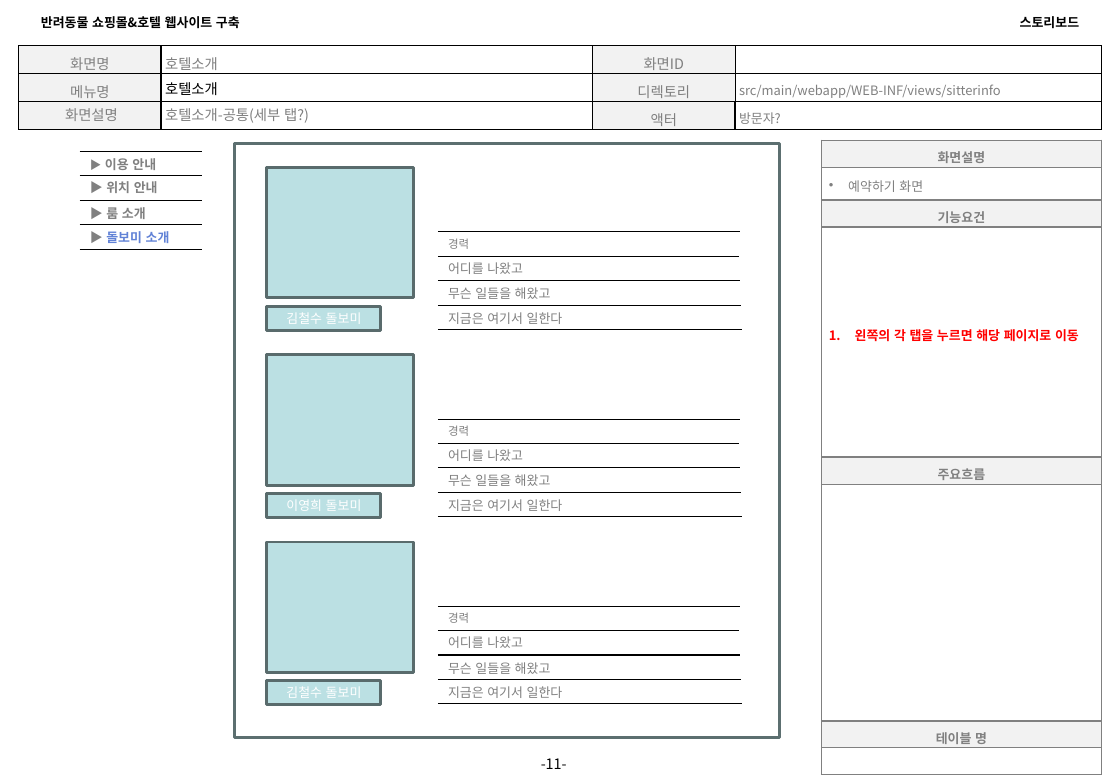
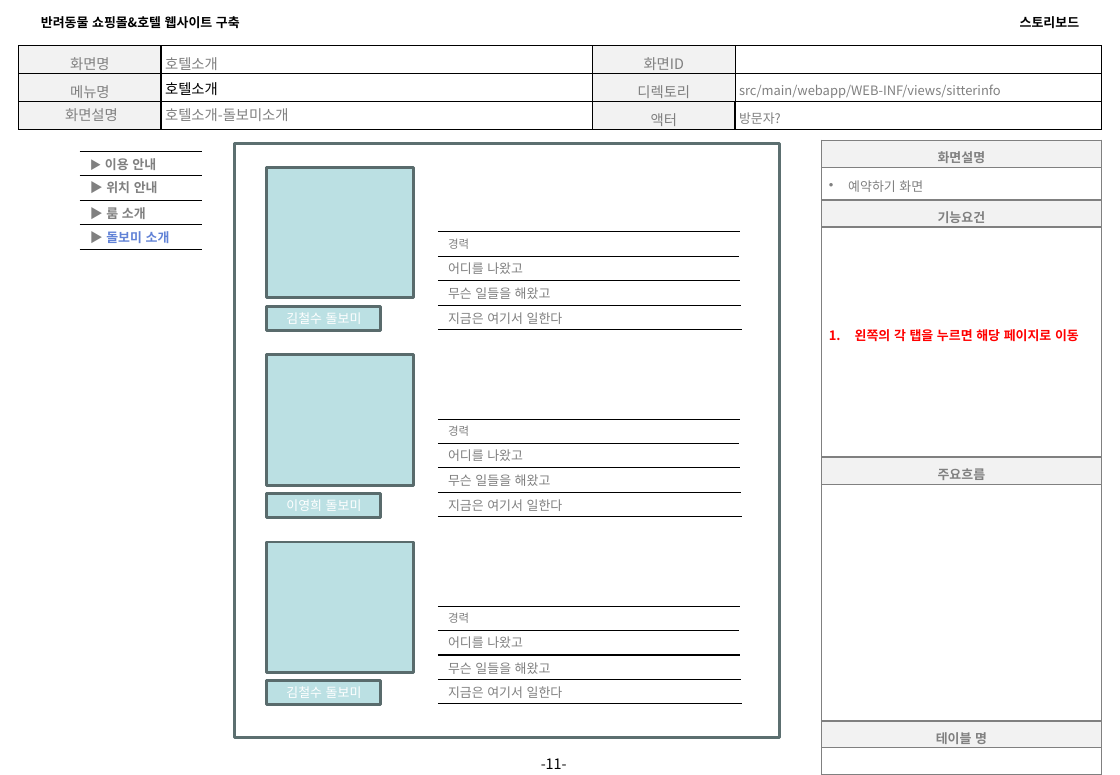
Before and after one commit to Girin-jaeman/Companion-1, a slide deck: slide 11 of Companion.스토리보드.VER.0.2(예약하기,호텔소개).pptx. Drawn at 1120x775 pixels with LibreOffice and Linux fonts; fonts in the diff are those of the drawing. Boxes give left, top, right and bottom in pixels: in the first picture for what was removed or moved away, otherwise in the second. Text is boxed around its words. In the diff, an @@ line names an element or a change of style, - is before the commit and + after.

Commit message:
예약하기,호텔소개 수정

```diff
--- a/Companion.스토리보드.VER.0.2(예약하기,호텔소개).pptx
+++ b/Companion.스토리보드.VER.0.2(예약하기,호텔소개).pptx
@@ table at box(19, 46, 1101, 134) @@
-row 3, column 2: 호텔소개-공통(세부 탭?)
+row 3, column 2: 호텔소개-돌보미소개
```
